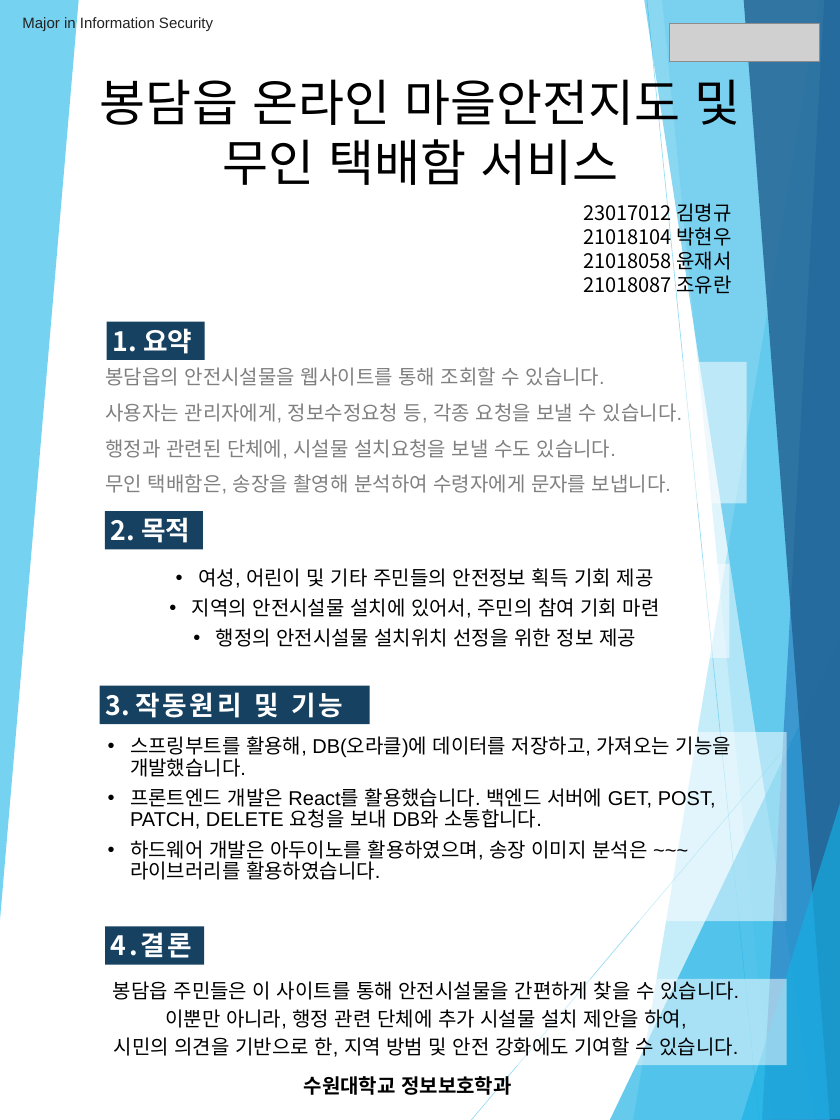
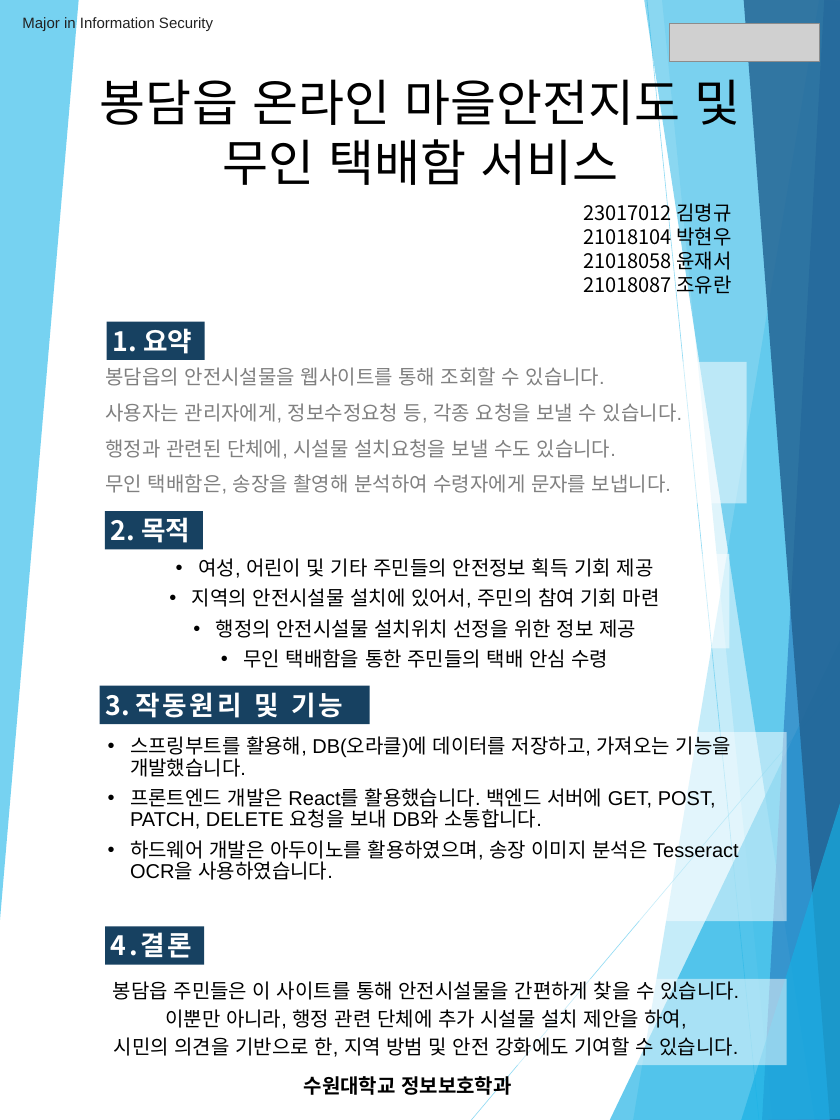
Before and after one commit to bongdam-safety/documents, a slide deck: slide 1 of 프로젝트 소개판넬/D조 봉담읍 온라인 마을안전지도.pptx. Drawn at 840x1120 pixels with LibreOffice and Linux fonts; fonts in the diff are those of the drawing; grey boxes stand for pictures. Boxes give left, top, right and bottom in pixels: in the first picture for what was removed or moved away, otherwise in the second. Text is boxed around its words. In the diff, an @@ line names an element or a change of style, - is before the commit and + after.

```diff
--- a/프로젝트 소개판넬/D조 봉담읍 온라인 마을안전지도.pptx
+++ b/프로젝트 소개판넬/D조 봉담읍 온라인 마을안전지도.pptx
@@ text "여성, 어린이 및 기타 주민들의 ...": place and size @@
-text "여성, 어린이 및 기타 주민들의 ..." at [192,568,660,647]
+text "여성, 어린이 및 기타 주민들의 ..." at [192,558,660,668]
@@ text at [243,649,608,668]: paragraph added @@
+• 무인 택배함을 통한 주민들의 택배 안심 수령
@@ text at [130,840,739,880]: text changed @@
-• 하드웨어 개발은 아두이노를 활용하였으며, 송장 이미지 분석은 ~~~ 라이브러리를 활용하였습니다.
+• 하드웨어 개발은 아두이노를 활용하였으며, 송장 이미지 분석은 Tesseract OCR을 사용하였습니다.
```
